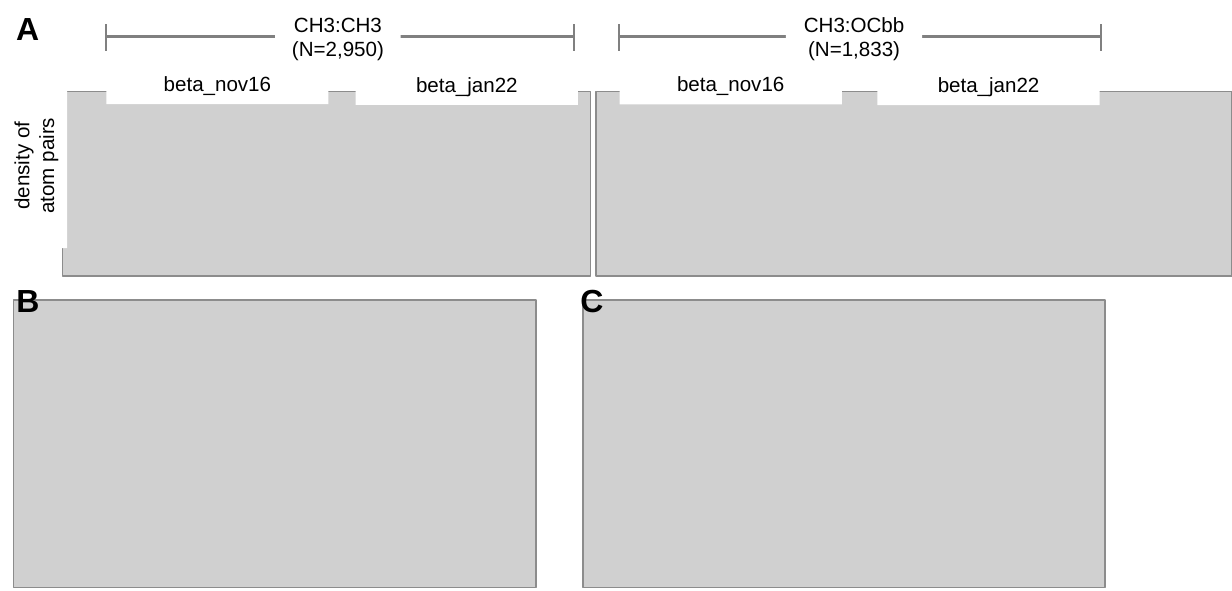
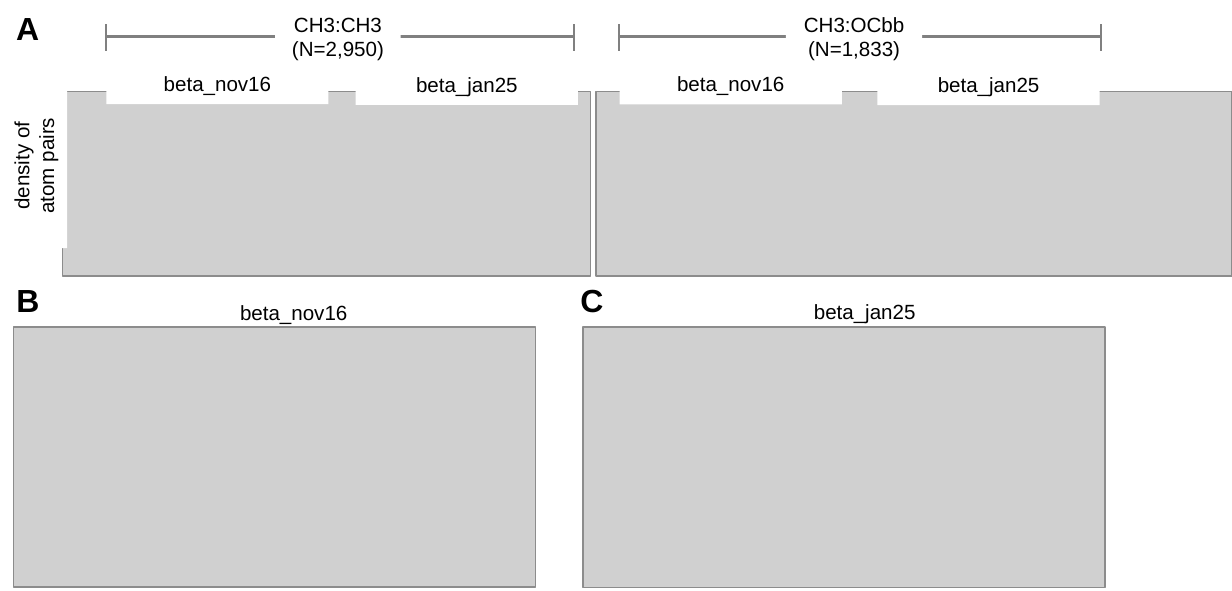
Before and after one commit to Haddox/design_guided_optE, a slide deck: slide 1 of figures/dist_test.pptx. Drawn at 1232x591 pixels with LibreOffice and Linux fonts; fonts in the diff are those of the drawing; grey boxes stand for pictures. Boxes give left, top, right and bottom in pixels: in the first picture for what was removed or moved away, otherwise in the second. Text is boxed around its words. In the diff, an @@ line names an element or a change of style, - is before the commit and + after.

Commit message:
Update figures with beta_jan25

```diff
--- a/figures/dist_test.pptx
+++ b/figures/dist_test.pptx
@@ text in rectangle at [416,77,518,97]: text changed @@
-beta_jan22
+beta_jan25
@@ text in rectangle at [938,77,1040,97]: text changed @@
-beta_jan22
+beta_jan25
@@ picture: place and size @@
-picture at [13,301,536,588]
+picture at [13,327,536,586]
@@ text added at [240,305,347,324], 9 pt, text #000000 @@
+beta_nov16
@@ picture: place and size @@
-picture at [583,301,1106,588]
+picture at [583,327,1106,588]
@@ text added at [814,304,916,324], 9 pt, text #000000 @@
+beta_jan25
```
Also in this commit, not shown: 8 other files.
